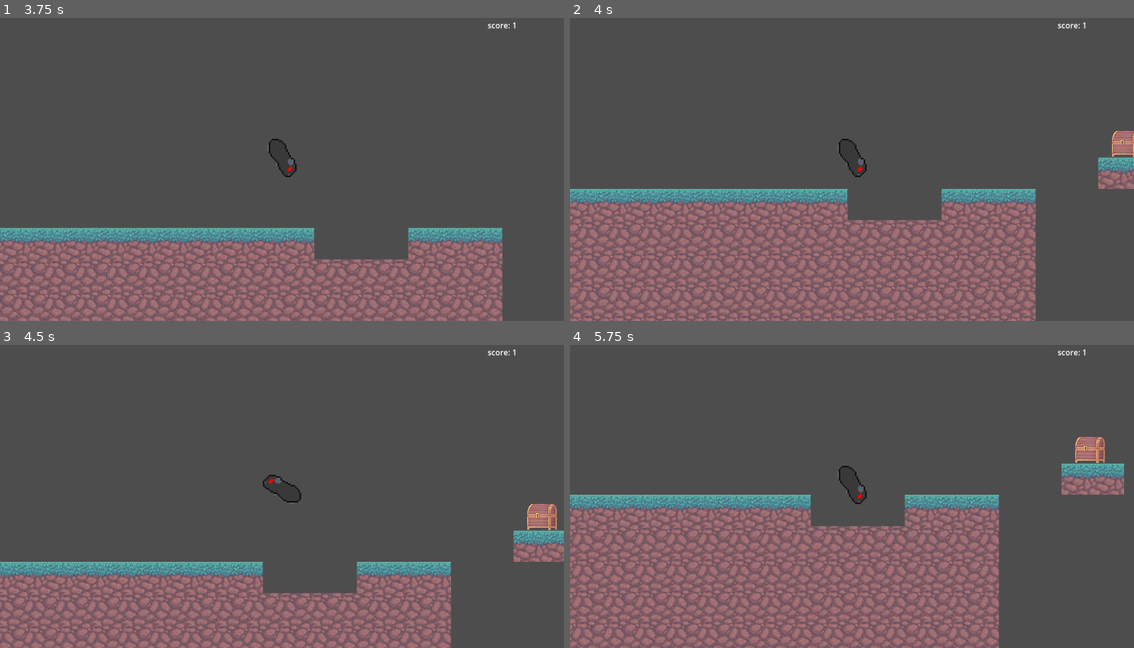
Above: before the commit, frames 1-4 (two rows, left to right).
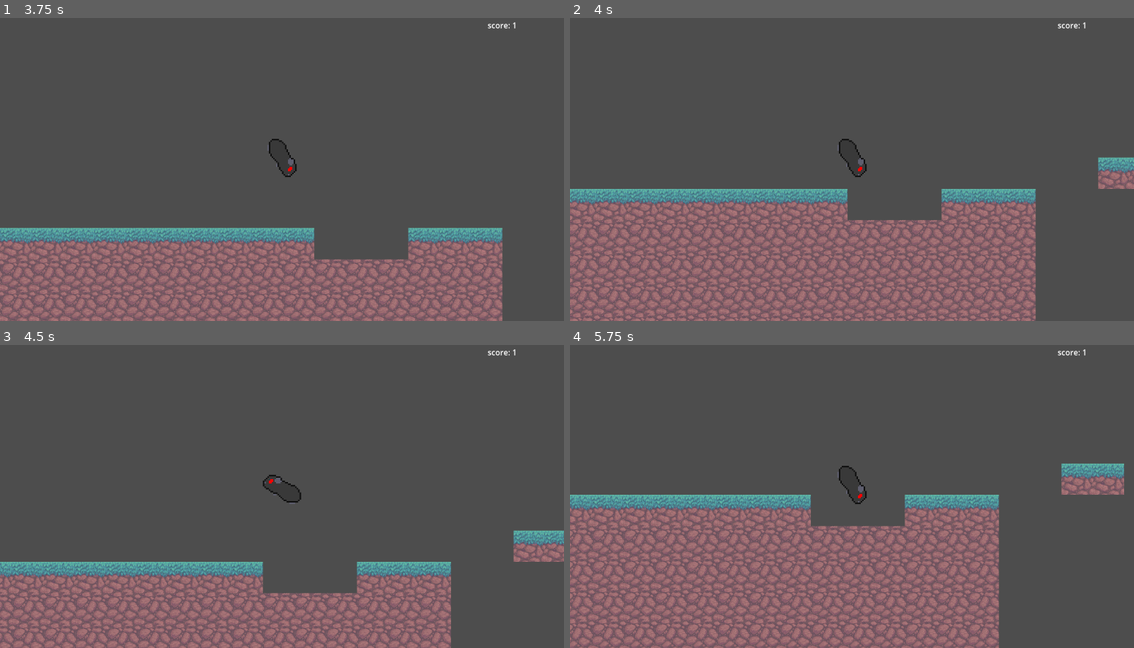
Above: after the commit, the same moments.

Repository: squidink7/RevengeOfThePeeg
Game: Godot game, scene res://scenes/game_world.tscn
The game is run twice, just before and just after one commit, with the same random seed, the same clock (stepped at 60 frames per second) and the same inputs.
Inputs:
- Up to frame 1 (3.75 s): hold D (move_right) 0.53-2.03 s; tap Space (jump) at 0.6, 0.77, 1.07, 1.35, 1.52, 1.82, 2.1, 2.85, 3.02, 3.32, 3.6 s; hold A (move_left) 2.03-2.78 s; hold D (move_right) from 2.78 s (still down)
- Up to frame 2 (4 s): keep holding D (move_right); tap Space (jump) at 3.77 s
- Up to frame 3 (4.5 s): tap Space (jump) at 4.07, 4.35 s; release D (move_right) at 4.28 s; hold A (move_left) from 4.28 s (still down)
- Up to frame 4 (5.75 s): tap Space (jump) at 4.52, 4.82, 5.1 s; release A (move_left) at 5.03 s; hold D (move_right) from 5.03 s (still down)

Frame 1 is identical in both runs. In frame 2, 0.3% of the frame differs, in the area x 95-100%, y 37-46%; in frame 3, 0.4%; in frame 4, 0.4%, in the area x 89-95%, y 30-39%.

Commit message:
Added dragon?

Diff:
--- /dev/null
+++ b/prefabs/dragon.tscn
@@ -0,0 +1,11 @@
+[gd_scene load_steps=2 format=3 uid="uid://crscksfehdmj4"]
+
+[ext_resource type="Texture2D" uid="uid://4ojmsalcg5xh" path="res://assets/Untitled_Artwork.png" id="1_i0jrt"]
+
+[node name="Dragon" type="Node2D"]
+
+[node name="UntitledArtwork" type="Sprite2D" parent="."]
+position = Vector2(0, -9.53674e-07)
+scale = Vector2(3, 3)
+texture = ExtResource("1_i0jrt")
+flip_h = true
--- a/prefabs/player.tscn
+++ b/prefabs/player.tscn
@@ -58,4 +58,4 @@
 [node name="AnimatedSprite2D" type="AnimatedSprite2D" parent="."]
 scale = Vector2(3, 3)
 sprite_frames = SubResource("SpriteFrames_kiu1r")
-animation = &"jump_up"
+animation = &"walk"
--- a/scenes/game_world.tscn
+++ b/scenes/game_world.tscn
@@ -3,9 +3,8 @@
 [ext_resource type="Texture2D" uid="uid://c25avn5qa6fcg" path="res://assets/tile1.jpg" id="1_j6k4r"]
 [ext_resource type="Texture2D" uid="uid://dkcc44wswena6" path="res://assets/tile2.png" id="2_6dd51"]
 [ext_resource type="PackedScene" uid="uid://dwsrn8ltet4ot" path="res://prefabs/player.tscn" id="2_nhcqk"]
-[ext_resource type="PackedScene" uid="uid://caiox0bwofyup" path="res://prefabs/menu_ui.tscn" id="3_1gphe"]
-[ext_resource type="PackedScene" path="res://prefabs/cabbages.tscn" id="4_ou21w"]
-[ext_resource type="PackedScene" uid="uid://bloqx18bp51n8" path="res://prefabs/goal.tscn" id="6_gwarp"]
+[ext_resource type="PackedScene" uid="uid://imqpphntmu7e" path="res://prefabs/menu_ui.tscn" id="3_1gphe"]
+[ext_resource type="PackedScene" uid="uid://c7pnkkpc7lryc" path="res://prefabs/cabbages.tscn" id="4_ou21w"]
 
 [sub_resource type="TileSetAtlasSource" id="TileSetAtlasSource_bpw6g"]
 texture = ExtResource("1_j6k4r")
@@ -50,6 +49,3 @@
 
 [node name="Cabbages" parent="." instance=ExtResource("4_ou21w")]
 position = Vector2(224, -32)
-
-[node name="Goal" parent="." instance=ExtResource("6_gwarp")]
-position = Vector2(1152, -96)
Binary file added: assets/Untitled_Artwork.png
Not shown, added: assets/Untitled_Artwork.png.import
Not shown, added: cactus.png.import
